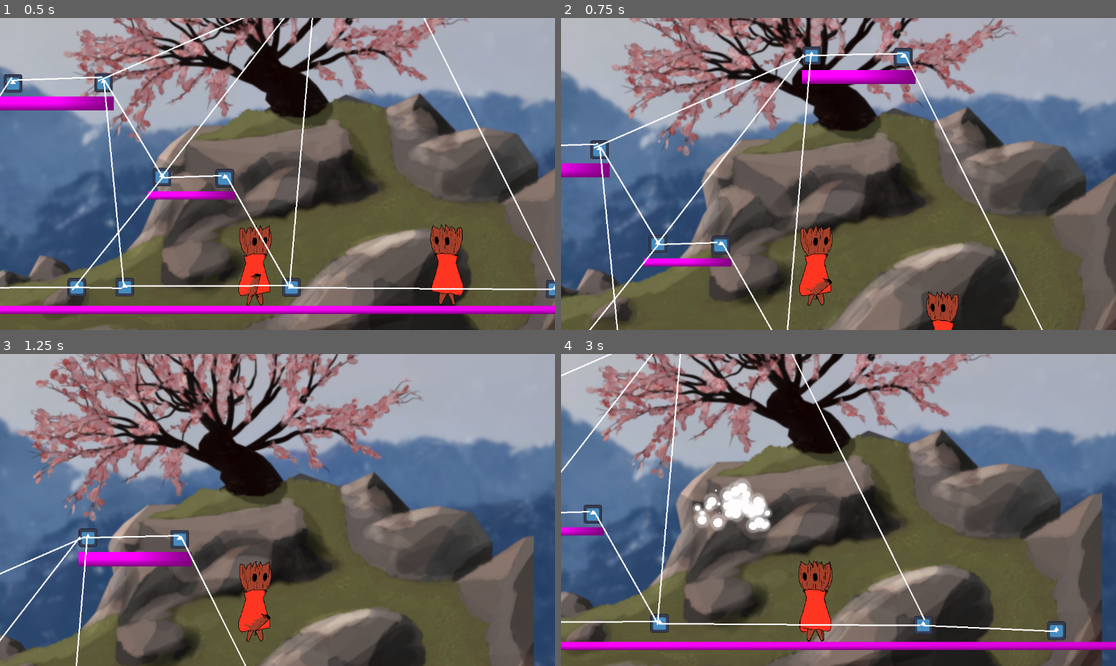
Above: before the commit, frames 1-4 (two rows, left to right).
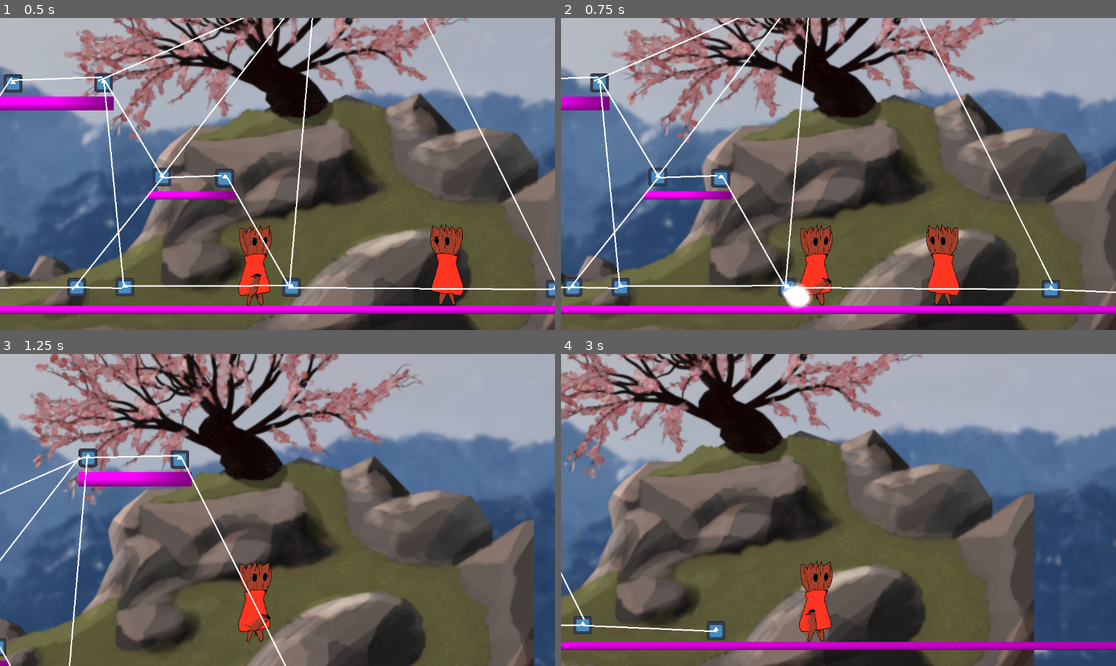
Above: after the commit, the same moments.

Repository: Q1-Studios/TreeVolution
Game: Godot game, scene res://src/scenes/map.tscn
Two runs of this game, one before a commit and one after it. Both use one fixed random seed, a clock stepped at 60 frames per second and the inputs below. The engine's default icon, where the game draws it, is replaced by a stand-in: a white triangle on a blue panel in a dark square.
Inputs (mouse positions are in pixels of both pictures, inside the frame that each line leads up to):
- Up to frame 1 (0.5 s): no input
- Up to frame 2 (0.75 s): move the mouse to (960, 158) at 0.52 s; hold D (moveRight) from 0.53 s (still down); tap Space (Pollen ability, bound only after the commit) at 0.6 s
- Up to frame 3 (1.25 s): keep holding D (moveRight); tap Up (jump) at 0.77 s; tap X (Pollen ability, bound only before the commit) at 0.8 s
- Up to frame 4 (3 s): move the mouse to (727, 525) at 1.27 s; tap X (Pollen ability, bound only before the commit) at 1.35, 2.3, 2.85 s; tap Up (jump) at 1.52 s; tap Space (Pollen ability, bound only after the commit) at 1.55, 2.1 s; move the mouse to (894, 441) at 2.02 s; release D (moveRight) at 2.03 s; hold A (moveLeft) 2.03-2.78 s; move the mouse to (810, 572) at 2.77 s; hold D (moveRight) from 2.78 s (still down)

Frame 1 is identical in both runs. In frame 2, 43% of the frame differs, in the area x 0-100%, y 0-100%; in frame 3, 41%; in frame 4, 63%.

Commit message:
feat: pollen can be killed

Diff:
--- a/project.godot
+++ b/project.godot
@@ -43,7 +43,6 @@
 "deadzone": 0.2,
 "events": [Object(InputEventKey,"resource_local_to_scene":false,"resource_name":"","device":-1,"window_id":0,"alt_press …(195 unchanged characters)…
 , Object(InputEventKey,"resource_local_to_scene":false,"resource_name":"","device":-1,"window_id":0,"alt_pressed":false …(183 unchanged characters)…
-, Object(InputEventKey,"resource_local_to_scene":false,"resource_name":"","device":-1,"window_id":0,"alt_pressed":false,"shift_pressed":false,"ctrl_pressed":false,"meta_pressed":false,"pressed":false,"keycode":0,"physical_keycode":32,"key_label":0,"unicode":32,"location":0,"echo":false,"script":null)
 ]
 }
 moveLeft={
@@ -54,7 +53,7 @@
 }
 "Pollen ability"={
 "deadzone": 0.2,
-"events": [Object(InputEventKey,"resource_local_to_scene":false,"resource_name":"","device":0,"window_id":0,"alt_pressed":false,"shift_pressed":false,"ctrl_pressed":false,"meta_pressed":false,"pressed":false,"keycode":0,"physical_keycode":88,"key_label":0,"unicode":0,"location":0,"echo":false,"script":null)
+"events": [Object(InputEventKey,"resource_local_to_scene":false,"resource_name":"","device":-1,"window_id":0,"alt_pressed":false,"shift_pressed":false,"ctrl_pressed":false,"meta_pressed":false,"pressed":false,"keycode":0,"physical_keycode":32,"key_label":0,"unicode":32,"location":0,"echo":false,"script":null)
 ]
 }
 
--- a/src/scripts/Character.gd
+++ b/src/scripts/Character.gd
@@ -8,6 +8,7 @@
 
 var pollen_heal_amount:int = 1
 var pollen_damage_enemy_amount:int = 5
+var pollen_block_amount: int = 2
 var pollen_life_time:int = 3
 var pollen_summon_cooldown: int = 5
 
@@ -26,18 +27,22 @@
 	pass
 
 func upgrade_pollen_heal_amount(upgrade_amount: int):
-	pollen_heal_amount + upgrade_amount
+	pollen_heal_amount += upgrade_amount
 
 func upgrade_pollen_damage_amount(upgrade_amount: int):
-	pollen_damage_enemy_amount + upgrade_amount
+	pollen_damage_enemy_amount += upgrade_amount
+
+func upgrade_pollen_block_amount(upgrade_amount: int):
+	pollen_block_amount += upgrade_amount
 
 func upgrade_pollen_summon_cooldown(upgrade_amount: int):
-	pollen_summon_cooldown - upgrade_amount
+	pollen_summon_cooldown -= upgrade_amount
 
 func create_pollen(temp_pollen: Pollen) -> Pollen:
 	temp_pollen.pollen_heal_amount = pollen_heal_amount
 	temp_pollen.pollen_damage_enemy_amount = pollen_damage_enemy_amount
 	temp_pollen.pollen_life_time = pollen_life_time
+	temp_pollen.pollen_block_amount = pollen_block_amount
 	temp_pollen.owner_call = self
 	return temp_pollen
 
--- a/src/scripts/player.gd
+++ b/src/scripts/player.gd
@@ -5,15 +5,23 @@
 @onready var pollen_obj = preload("res://src/scenes/Pollen.tscn")
 var can_spawn_pollen: bool = true
 
+var max_time: float = 0.5
+var timer: float = pollen_life_time
+
 func _ready() -> void:
 	health = 100
 
 func _process(delta) -> void:
+	timer -= delta
 	spawn_pollen()
+	print(timer)
+	if(timer <= 0 && !can_spawn_pollen):
+		can_spawn_pollen=true
 
 
 func spawn_pollen():
 	if Input.is_action_just_pressed("Pollen ability") && can_spawn_pollen:
+		timer = pollen_summon_cooldown
 		can_spawn_pollen = false
 		var player_position = $".".position
 		var temp_pollen = pollen_obj.instantiate()
@@ -21,9 +29,11 @@
 		get_tree().root.add_child(temp_pollen)
 		temp_pollen.global_position = player_position
 		await get_tree().create_timer(pollen_life_time).timeout
-		temp_pollen.queue_free()
-		start_pollen_cooldown()
+		if temp_pollen:
+			temp_pollen.queue_free()
+			start_pollen_cooldown()
 
 func start_pollen_cooldown():
-	await get_tree().create_timer(0.5).timeout
-	can_spawn_pollen = true
+	print("recieve")
+	timer = max_time
+	can_spawn_pollen = false
--- a/src/scripts/pollen.gd
+++ b/src/scripts/pollen.gd
@@ -2,14 +2,16 @@
 class_name Pollen
 
 var owner_call: Character
-var pollen_heal_amount:int = 1
-var pollen_damage_enemy_amount:int = 5
-var pollen_ability_cooldown:int = 10
-var pollen_life_time: int = 10
+var pollen_heal_amount:int
+var pollen_damage_enemy_amount:int
+var pollen_block_amount: int
+var pollen_ability_cooldown:int
+var pollen_life_time: int
 
-var pollen_heal_upgrade_count: float = 1
-var pollen_damage_upgrade_count: float = 3
-var pollen_blocking_unlock:float = min(pollen_heal_upgrade_count, pollen_damage_upgrade_count)
+var pollen_heal_upgrade_count: float
+var pollen_damage_upgrade_count: float
+var pollen_block_upgrade_count:float
+
 
 # Called when the node enters the scene tree for the first time.
 func _ready() -> void:
@@ -18,9 +20,12 @@
 
 # Called every frame. 'delta' is the elapsed time since the previous frame.
 func _process(delta: float) -> void:
-	pass
+	if self && pollen_block_amount <= 0:
+		self.queue_free()
+		print("Sent")
 
 
 func _on_bullet_2d_body_entered(body: Node2D) -> void:
 	if body.is_in_group("bullets"):
 		body.queue_free()
+		pollen_block_amount -= 1
